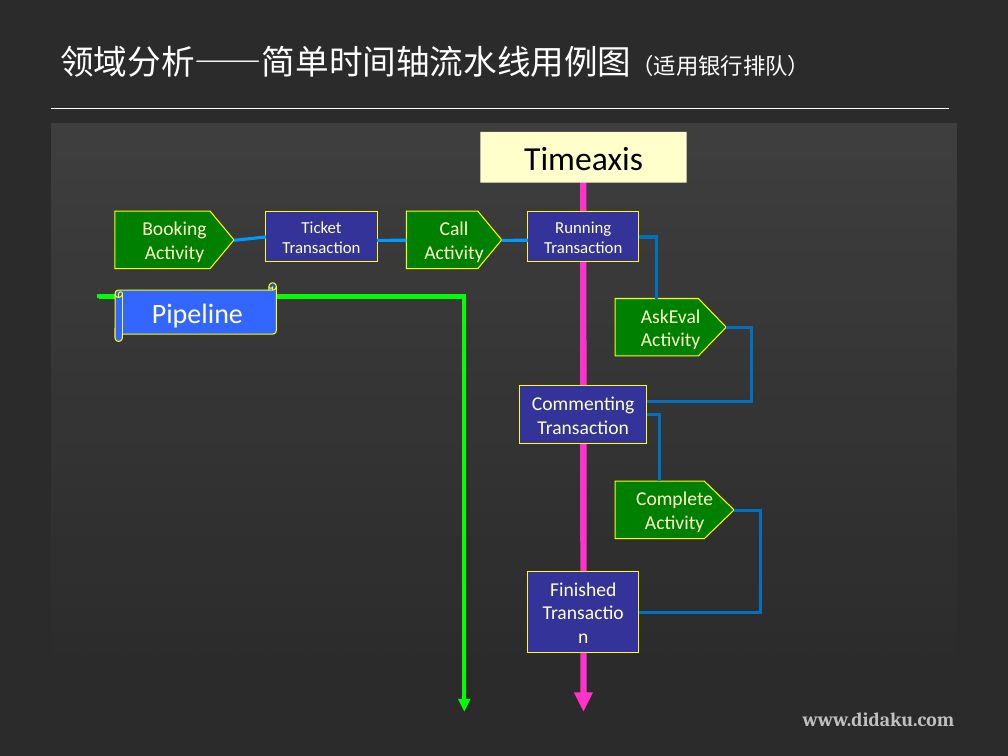
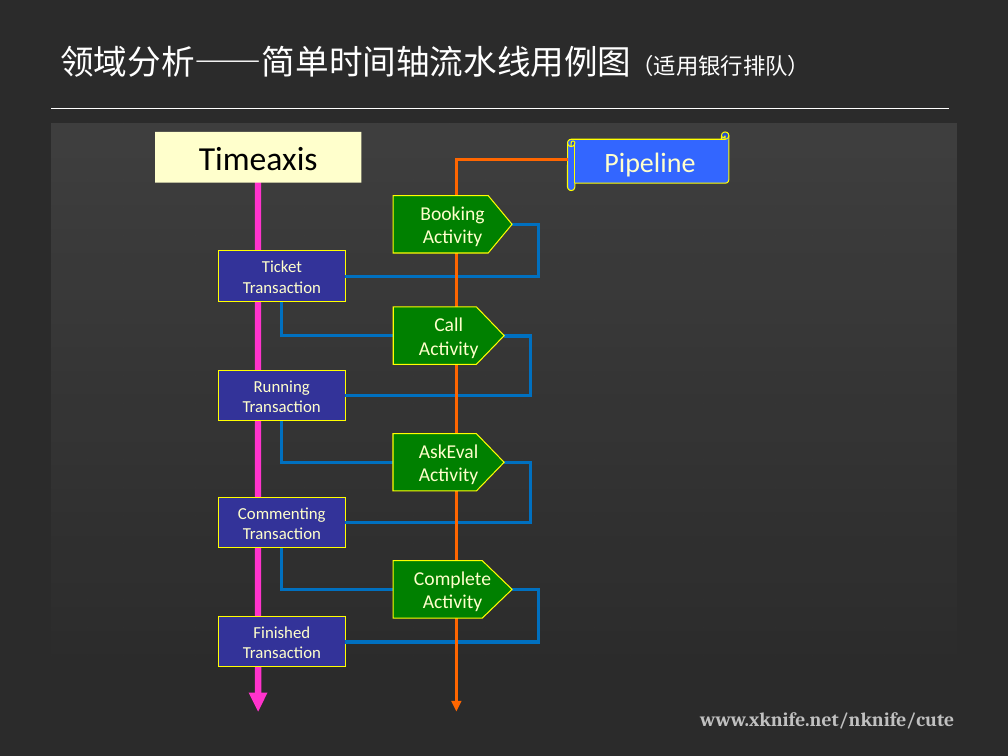
Before and after one commit to xknife-erian/nknife, a slide deck: slide 5 of App.Cute/Documents/领域分析.ppt. Drawn at 1008x756 pixels with LibreOffice and Linux fonts; fonts in the diff are those of the drawing; background and template pictures are left out; a plain dark background stands for a picture behind light text. Boxes give left, top, right and bottom in pixels: in the first picture for what was removed or moved away, otherwise in the second. Text is boxed around its words. In the diff, an @@ line names an element or a change of style, - is before the commit and + after.

```diff
--- a/App.Cute/Documents/领域分析.ppt
+++ b/App.Cute/Documents/领域分析.ppt
@@ rectangle "Timeaxis": place and size @@
-rectangle "Timeaxis" at [481, 132, 687, 182]
+rectangle "Timeaxis" at [155, 132, 362, 182]
@@ horizontal scroll "Pipeline": place and size @@
-horizontal scroll "Pipeline" at [115, 283, 276, 342]
+horizontal scroll "Pipeline" at [568, 132, 729, 191]
@@ arrow moved from (584, 156) - (584, 712) to (258, 156) - (258, 712) @@
@@ elbow arrow added from (568, 159) to (457, 712), #FF6600 2.49 pt @@
@@ freeform shape "Booking": place and size @@
-freeform shape "Booking" at [115, 212, 234, 269]
+freeform shape "Booking" at [393, 196, 512, 253]
@@ line removed from (266, 237) to (234, 240) @@
@@ elbow line added from (512, 225) to (346, 277), #0070C0 2.24 pt @@
@@ elbow line removed from (639, 237) to (657, 298) @@
@@ rectangle "Ticket": place and size @@
-rectangle "Ticket" at [266, 212, 377, 262]
+rectangle "Ticket" at [219, 251, 346, 301]
@@ line removed from (406, 240) to (377, 240) @@
@@ line removed from (528, 240) to (502, 240) @@
@@ elbow arrow removed from (99, 298) to (465, 712) @@
@@ elbow line moved from (727, 328) - (647, 402) to (282, 302) - (393, 336) @@
@@ freeform shape "Call": place and size @@
-freeform shape "Call" at [406, 212, 502, 269]
+freeform shape "Call" at [393, 307, 504, 365]
@@ elbow line added from (504, 336) to (345, 396), #0070C0 2.24 pt @@
@@ rectangle "Running": place and size @@
-rectangle "Running" at [528, 212, 639, 262]
+rectangle "Running" at [218, 370, 345, 420]
@@ elbow line removed from (647, 415) to (660, 482) @@
@@ elbow line added from (282, 421) to (393, 463), #0070C0 2.24 pt @@
@@ freeform shape "AskEval": place and size @@
-freeform shape "AskEval" at [615, 298, 726, 356]
+freeform shape "AskEval" at [393, 433, 504, 491]
@@ elbow line added from (504, 463) to (346, 523), #0070C0 2.24 pt @@
@@ rectangle "Commenting": place and size @@
-rectangle "Commenting" at [520, 386, 647, 444]
+rectangle "Commenting" at [219, 497, 346, 547]
@@ rectangle "Commenting" at [219, 497, 346, 547]: size 14 to 12 pt @@
@@ elbow line removed from (734, 510) to (639, 612) @@
@@ elbow line added from (282, 548) to (393, 590), #0070C0 2.24 pt @@
@@ freeform shape "Complete": place and size @@
-freeform shape "Complete" at [615, 481, 734, 538]
+freeform shape "Complete" at [393, 560, 512, 618]
@@ elbow line added from (512, 590) to (346, 642), #0070C0 2.24 pt @@
@@ rectangle "Finished" at [219, 616, 346, 666]: size 14 to 12 pt @@
@@ rectangle "Finished": place and size @@
-rectangle "Finished" at [528, 572, 639, 652]
+rectangle "Finished" at [219, 616, 346, 666]
@@ text at [700, 712, 954, 729]: text changed @@
-www.didaku.com
+www.xknife.net/nknife/cute
```
Also in this commit, not shown: 4 other slides changed, 4 other files.
